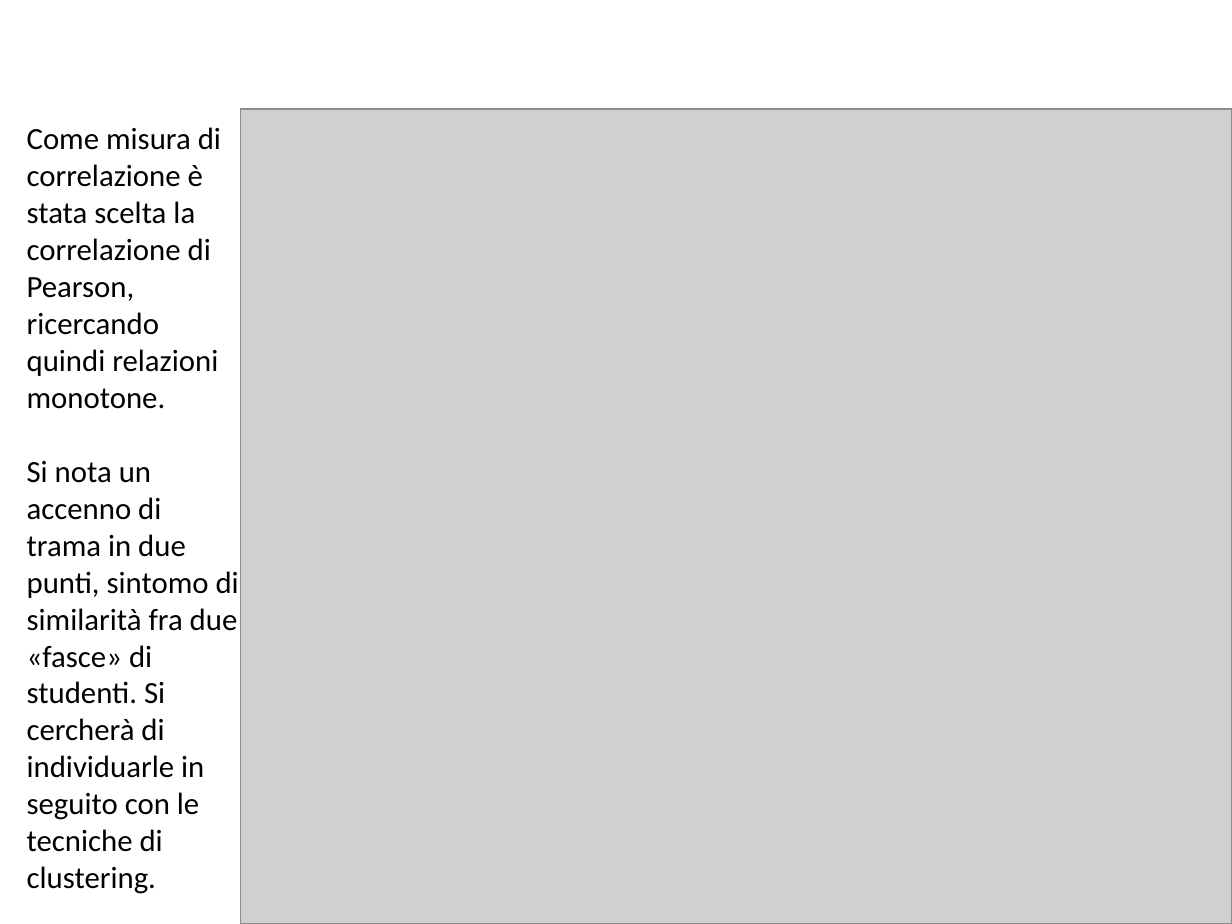
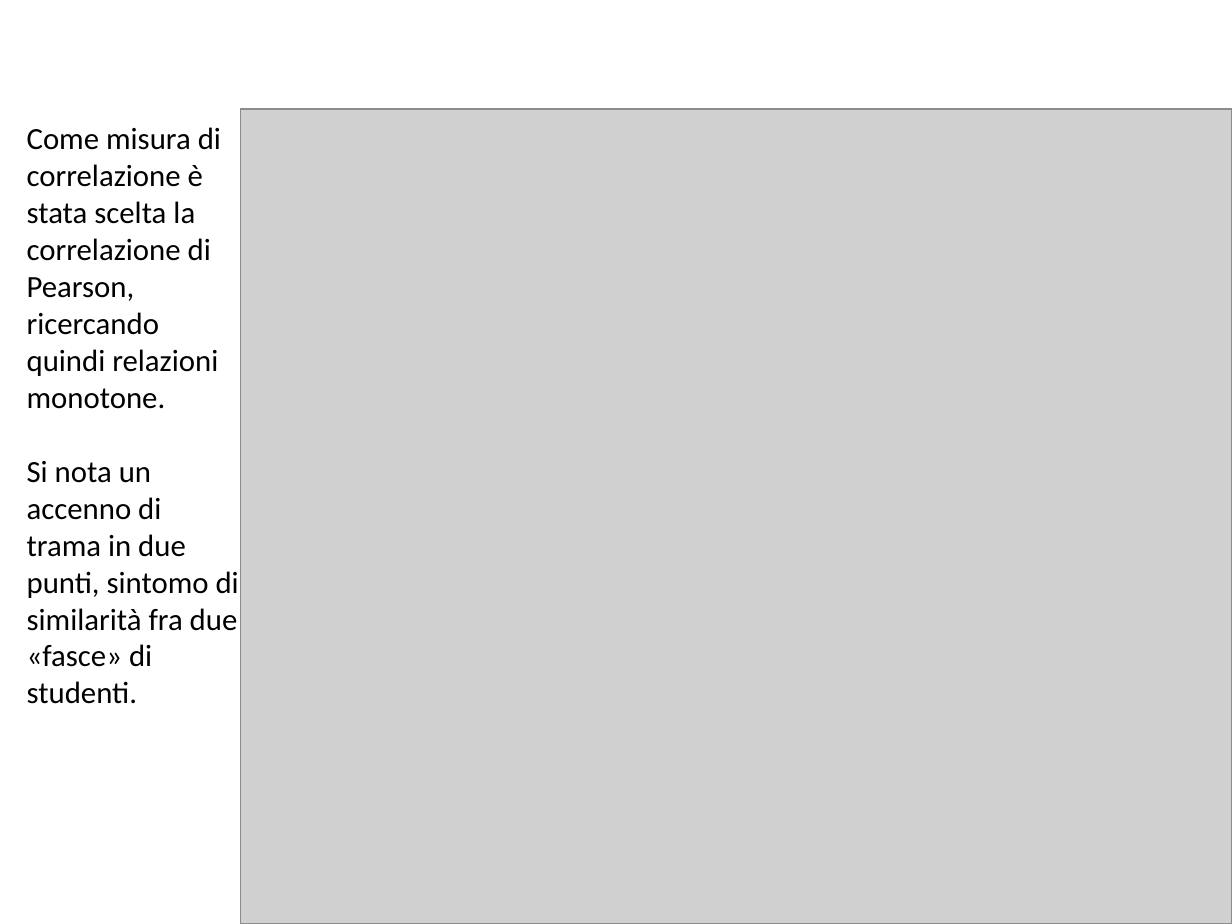
Before and after one commit to BlacknDecker/unifi, a slide deck: slide 17 of relazione.pptx. Drawn at 1232x924 pixels with LibreOffice and Linux fonts; fonts in the diff are those of the drawing; grey boxes stand for pictures; background and template pictures are left out. Boxes give left, top, right and bottom in pixels: in the first picture for what was removed or moved away, otherwise in the second. Text is boxed around its words. In the diff, an @@ line names an element or a change of style, - is before the commit and + after.

```diff
--- a/relazione.pptx
+++ b/relazione.pptx
@@ text at [27, 461, 239, 704]: text changed @@
-Si nota un accenno di trama in due punti, sintomo di similarità fra due «fasce» di studenti. Si cercherà di individuarle in seguito con le tecniche di clustering.
+Si nota un accenno di trama in due punti, sintomo di similarità fra due «fasce» di studenti.
```
Also in this commit, not shown: 10 other slides changed, 2 slides added, 1 slide removed.
